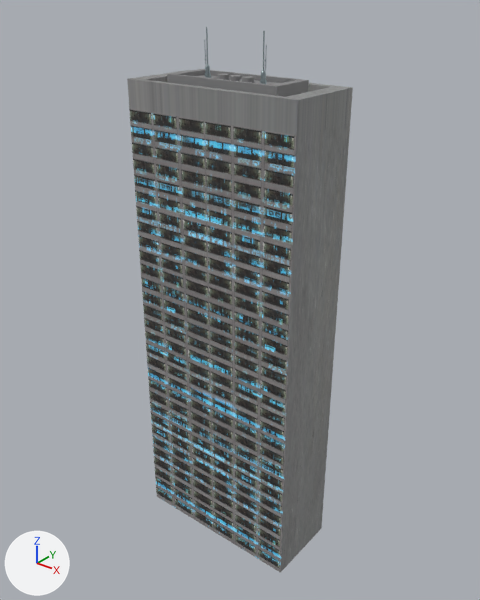
Two versions of the glTF model public/assets/models/ny-office-building.glb, one commit apart.
The view is the same before and after, from a 50 mm camera at (43.2, -51.6, 61.9) aimed at (2.2, -0.3, 30.1). The lights are fixed; the arrows at lower left show +X, +Y and +Z. Where no turn or scale is listed for an object, it has been applied to the vertices. Vertices at the same position are counted once.

In view in the first picture: '5.015'.
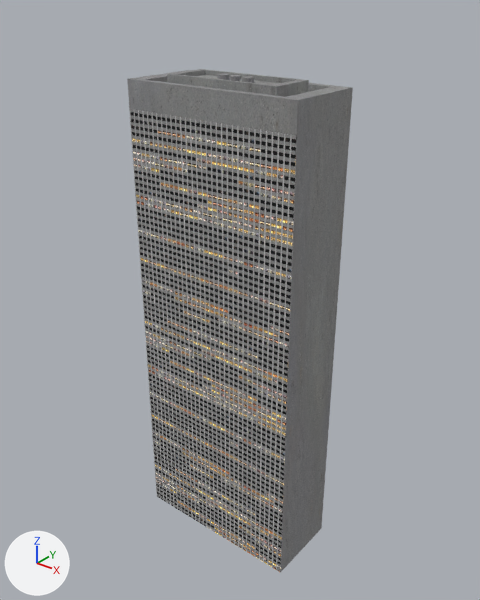
The newer file is also rescaled (x1.124), turned or shifted as a whole; pictures and numbers use the older file's frame.

Changed parts and their boxes (x1, y1, x2, y2) in the pictures (480 x 600 px):
'5.015', reshaped (8% shorter)
    before: (127, 27, 353, 573)
    after: (127, 69, 353, 573)
part 1 of me_cube_020, deleted
    before: (204, 27, 267, 84)
part 2 of me_cube_020, recoloured
    both: (129, 69, 343, 572)
part 3 of me_cube_020, recoloured
    both: (129, 109, 296, 572)

The change, as a list of edits to the scene's bpy script:
```text
Add img_office_building_texture_1024x512_roughness:
    img_office_building_texture_1024x512_roughness = load_image('office-building-texture-1024x512_roughness', '_unpacked/office-building-texture-1024x512_roughness', 1024, 512, 'Non-Color')
Add img_office_building_texture_1024x512_emissive:
    img_office_building_texture_1024x512_emissive = load_image('office-building-texture-1024x512_emissive', '_unpacked/office-building-texture-1024x512_emissive', 1024, 512, 'sRGB')
Add img_office_building_texture_1024x512:
    img_office_building_texture_1024x512 = load_image('office-building-texture-1024x512', '_unpacked/office-building-texture-1024x512', 1024, 512, 'sRGB')
Add mat_ny_office_building_material:
    mat_ny_office_building_material = bpy.data.materials.new('ny-office-building-material')
    # uses the picture img_office_building_texture_1024x512
    # uses the picture img_office_building_texture_1024x512_emissive
    # uses the picture img_office_building_texture_1024x512_roughness
Change me_cube_020:
    used by ob_5_015; location = (-1.2, -1.0, 54.7)
    remove me_cube_020.from_pydata(...)  # 814 vertices, 1508 faces; spans x -6.6..13.5, y -4.3..4.5, z -54.6..3.0
    remove me_cube_020.materials.append(mat_roof_metal)  # grey #9eaeb2
    add me_cube_020.from_pydata(...)  # 190 vertices, 360 faces; spans x -6.6..13.5, y -4.3..4.5, z -54.6..-1.0
    me_cube_020 part 1: 10 loose pieces with 624 vertices, spanning x -0.2..7.2, y -0.5..0.3, z -1.6..3.0, are deleted
    me_cube_020 part 2: 352 faces spanning x -6.6..13.5, y -4.3..4.5, z -54.6..-1.0 switch from mat_glassy_skyscraper_2_walls (picture img_concrete2_albedo_lq) to mat_ny_office_building_material
    me_cube_020 part 3: 8 faces spanning x -6.6..13.5, y -4.3..4.5, z -54.6..-4.5 switch from mat_windows_006 to mat_ny_office_building_material
```
